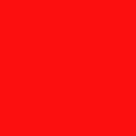
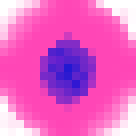
Layered file, before and after one edit (136x136). Changes by layer:
painted on "Main" over [0, 0, 136, 136]
